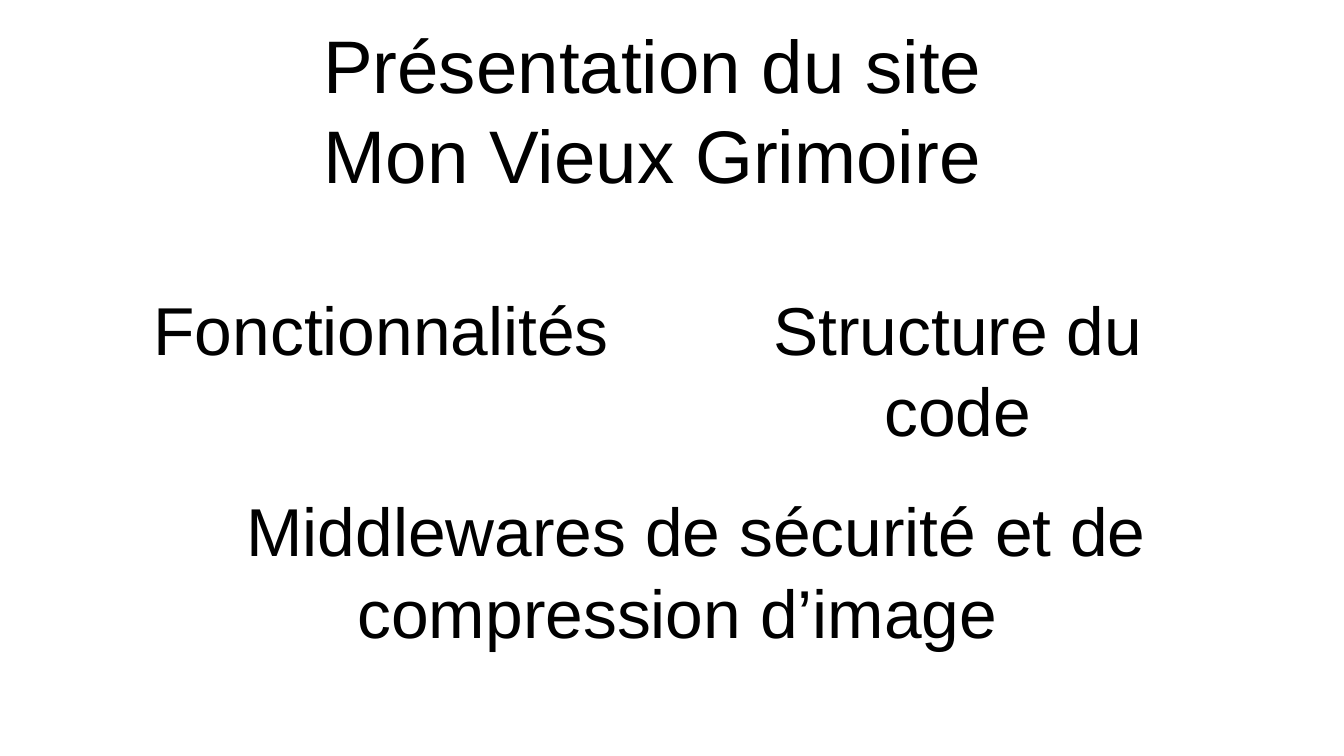
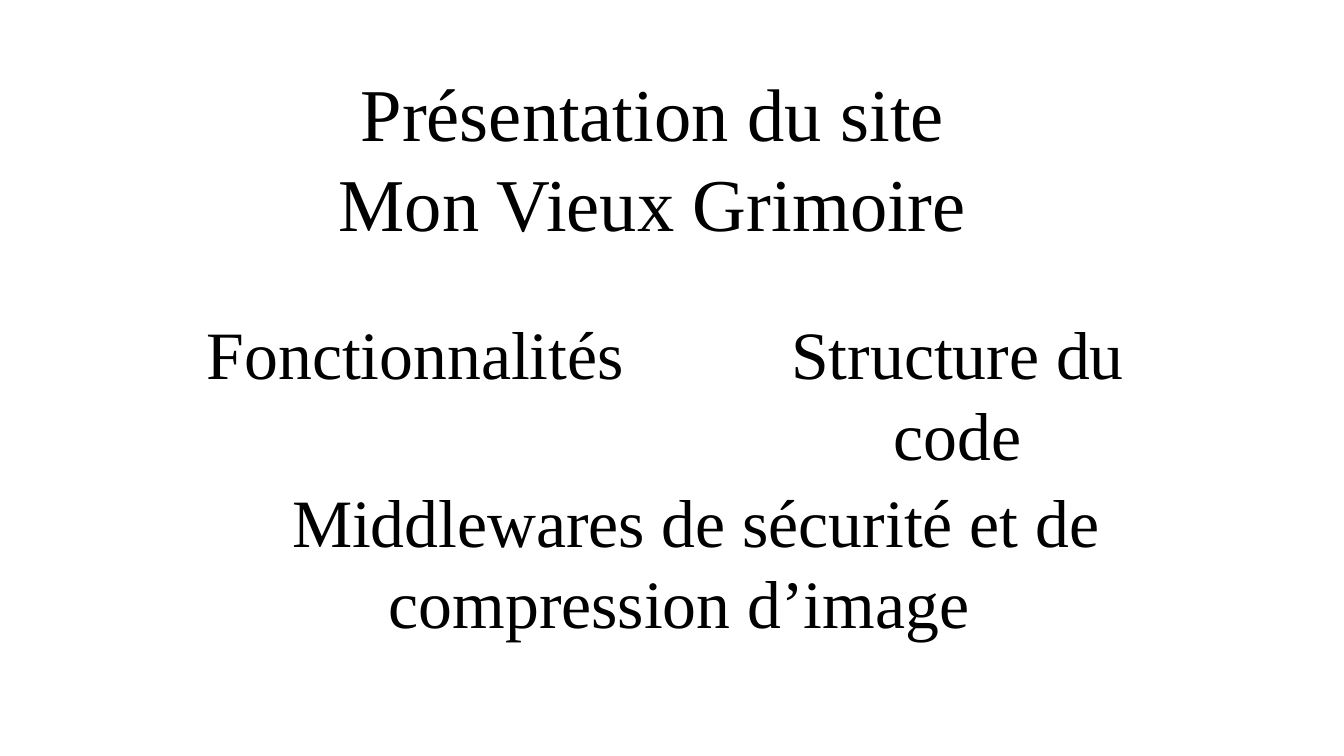
Before and after one commit to zakari9959/Projet7_Openclassrooms, a slide deck: slide 1 of Support_de_présentation.odp. Drawn at 1344x756 pixels with LibreOffice and Linux fonts; fonts in the diff are those of the drawing; background and template pictures are left out. Boxes give left, top, right and bottom in pixels: in the first picture for what was removed or moved away, otherwise in the second. Text is boxed around its words. In the diff, an @@ line names an element or a change of style, - is before the commit and + after.

```diff
--- a/Support_de_présentation.odp
+++ b/Support_de_présentation.odp
@@ title "Présentation du site Mon Vieux ...": place and size @@
-title "Présentation du site Mon Vieux ..." at (323,38,981,184)
+title "Présentation du site Mon Vieux ..." at (339,89,966,232)
@@ title "Présentation du site Mon Vieux ..." at (339,89,966,232): font Arial to Times New Roman @@
@@ text "Fonctionnalités": place and size @@
-text "Fonctionnalités" at (154,305,609,356)
+text "Fonctionnalités" at (207,332,624,380)
@@ text "Fonctionnalités" at (207,332,624,380): font Arial to Times New Roman; alignment left to centre; less space between paragraphs @@
@@ text "Structure du code": place and size @@
-text "Structure du code" at (773,306,1142,437)
+text "Structure du code" at (791,332,1124,461)
@@ text "Structure du code" at (791,332,1124,461): font Arial to Times New Roman; less space between paragraphs @@
@@ text "Middlewares de sécurité et de ..." at (292,500,1099,642): font Arial to Times New Roman; less space between paragraphs @@
@@ text "Middlewares de sécurité et de ...": place and size @@
-text "Middlewares de sécurité et de ..." at (247,506,1145,651)
+text "Middlewares de sécurité et de ..." at (292,500,1099,642)
```
Also in this commit, not shown: 3 other slides changed, 2 other files.
